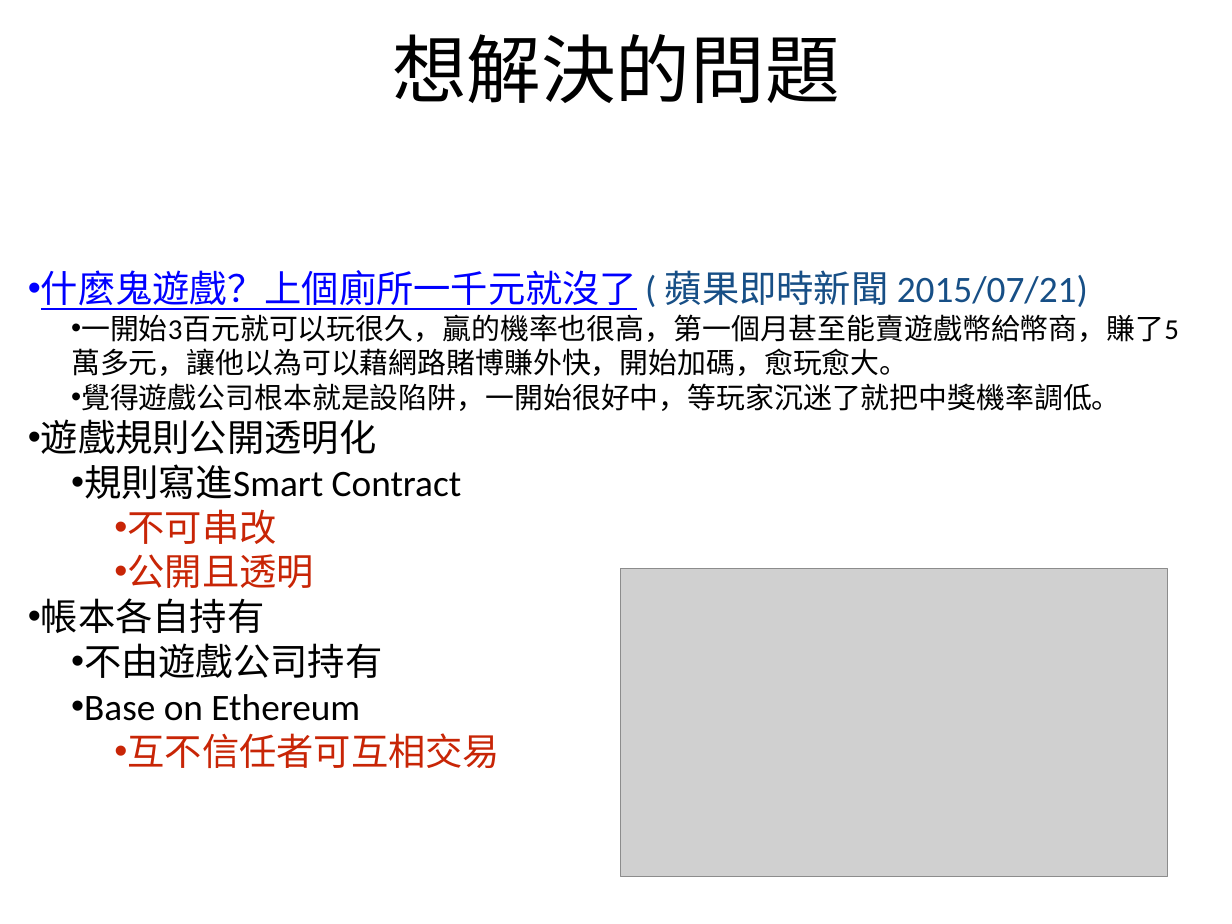
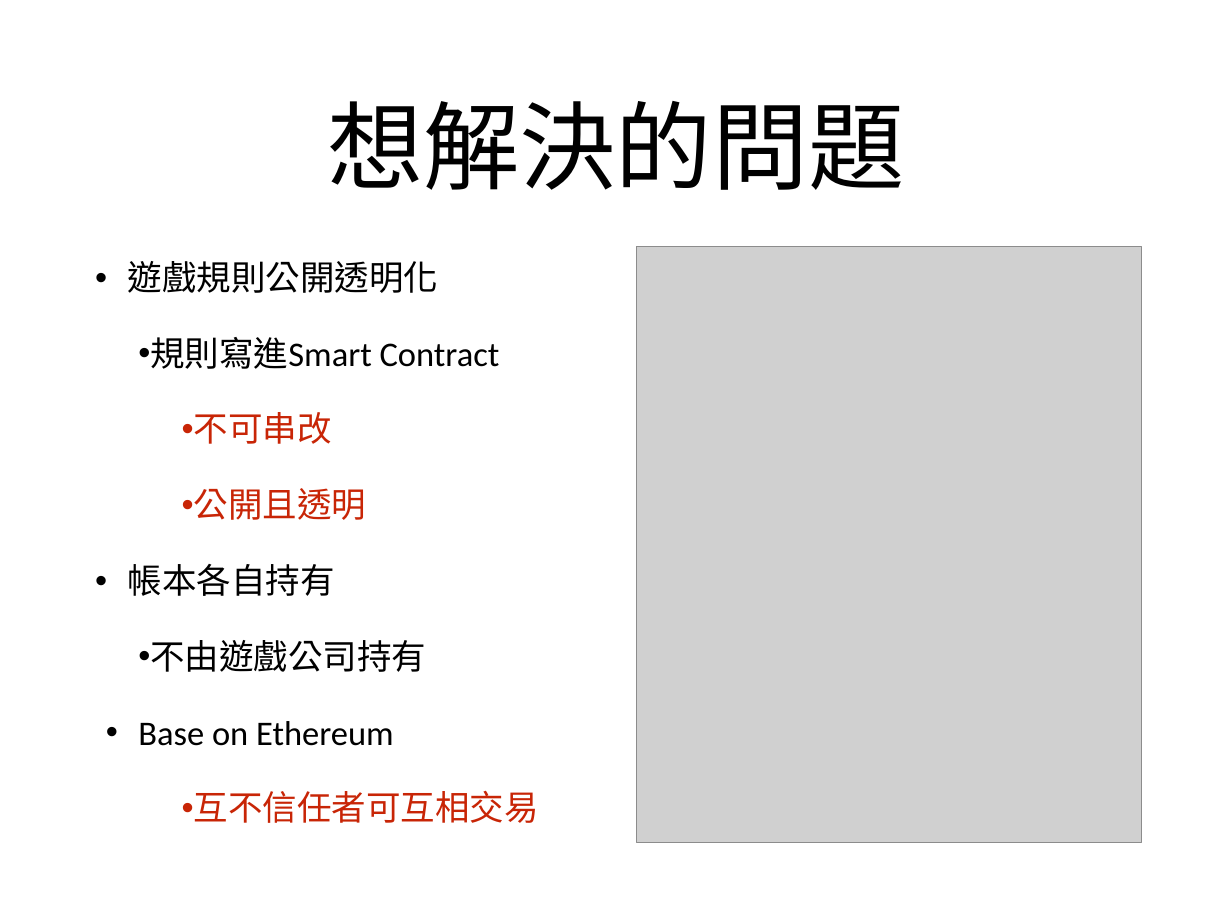
Before and after one commit to NCCU-Software-Engineering/Software-Engineering, a slide deck: slide 3 of Slide/軟體工程簡報_BlackJack.pptx. Drawn at 1232x924 pixels with LibreOffice and Linux fonts; fonts in the diff are those of the drawing; grey boxes stand for pictures. Boxes give left, top, right and bottom in pixels: in the first picture for what was removed or moved away, otherwise in the second. Text is boxed around its words. In the diff, an @@ line names an element or a change of style, - is before the commit and + after.

Commit message:
新增
新增新聞 開發資源

```diff
--- a/Slide/軟體工程簡報_BlackJack.pptx
+++ b/Slide/軟體工程簡報_BlackJack.pptx
@@ title "想解決的問題" moved from (x1=392, y1=34, x2=840, y2=103) to (x1=327, y1=101, x2=904, y2=190) @@
@@ title "想解決的問題" at (x1=327, y1=101, x2=904, y2=190): size 62 to 80 pt @@
@@ text added at (x1=128, y1=261, x2=539, y2=823), 28.7 pt, text #000000 @@
+• 遊戲規則公開透明化
+  • 規則寫進Smart Contract
+    • 不可串改
+    • 公開且透明
+• 帳本各自持有
+  • 不由遊戲公司持有
+• Base on Ethereum
+  • 互不信任者可互相交易
@@ picture added at (x1=637, y1=247, x2=1142, y2=843) @@
@@ text removed at (x1=41, y1=270, x2=1179, y2=768) @@
-• 什麼鬼遊戲？上個廁所一千元就沒了 ( 蘋果即時新聞 2015/07/21)
-  • 一開始3百元就可以玩很久，贏的機率也很高，第一個月甚至能賣遊戲幣給幣商，賺了5萬多元，讓他以為可以藉網路賭博賺外快，開始加碼，愈玩愈大。
-  • 覺得遊戲公司根本就是設陷阱，一開始很好中，等玩家沉迷了就把中獎機率調低。
-• 遊戲規則公開透明化
-  • 規則寫進Smart Contract
-    • 不可串改
-    • 公開且透明
-• 帳本各自持有
-  • 不由遊戲公司持有
-  • Base on Ethereum
-    • 互不信任者可互相交易
@@ picture removed at (x1=620, y1=568, x2=1168, y2=876) @@
```
Also in this commit, not shown: 3 other slides changed, 3 slides added, 3 slides removed, 1 other file.
